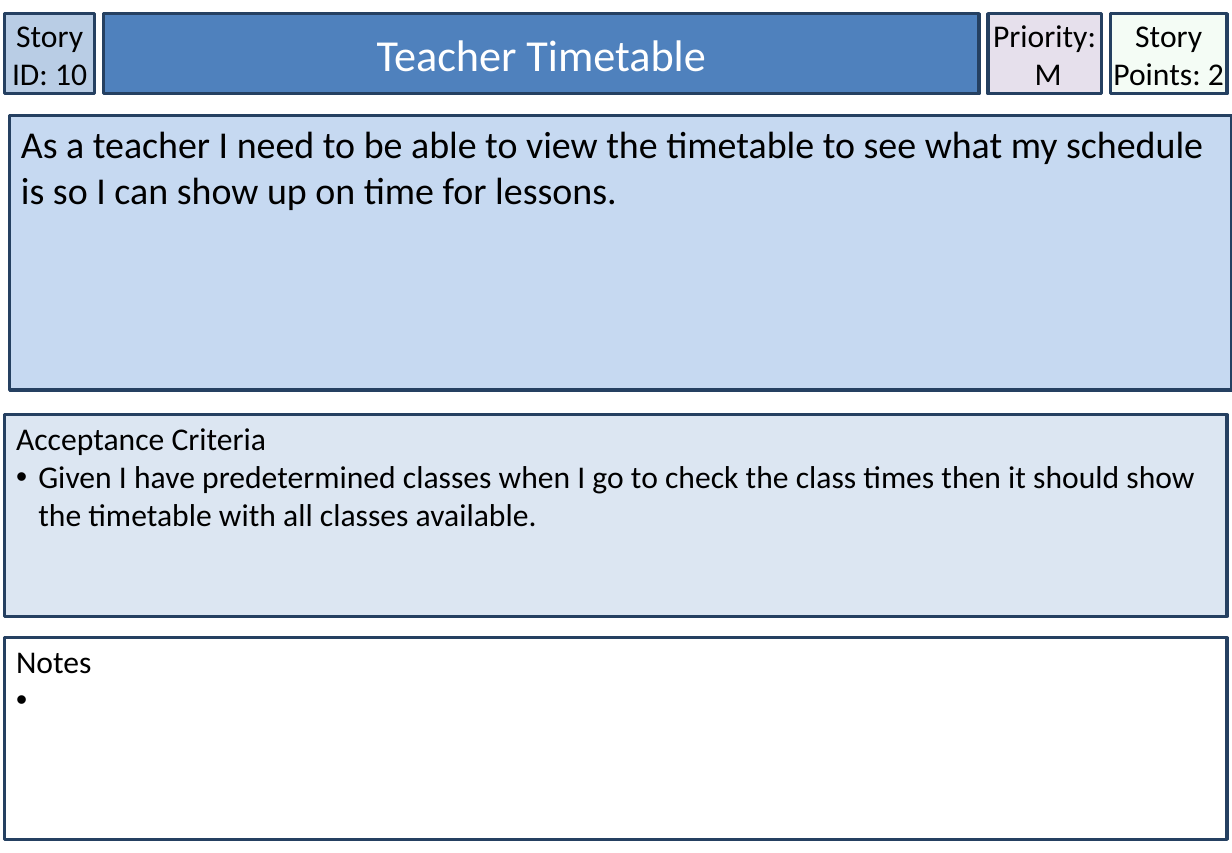
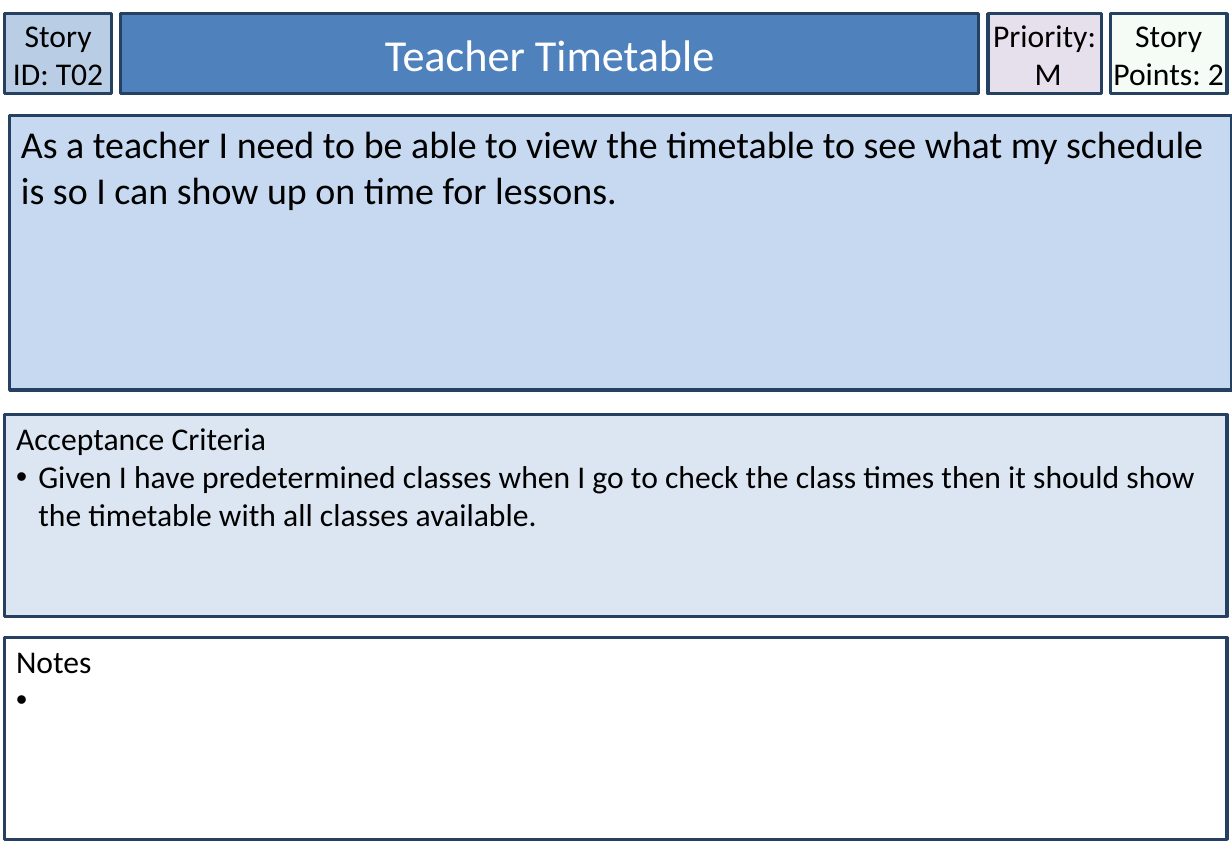
Before and after one commit to MichaelDevenish/IFB299MusicSchool, a slide deck: slide 12 of Documentation/Accpetance Criteria & User Stories/User Stories Final Format.pptx. Drawn at 1232x853 pixels with LibreOffice and Linux fonts; fonts in the diff are those of the drawing. Boxes give left, top, right and bottom in pixels: in the first picture for what was removed or moved away, otherwise in the second. Text is boxed around its words. In the diff, an @@ line names an element or a change of style, - is before the commit and + after.

```diff
--- a/Documentation/Accpetance Criteria & User Stories/User Stories Final Format.pptx
+++ b/Documentation/Accpetance Criteria & User Stories/User Stories Final Format.pptx
@@ rectangle "Story ID: T02": place and size @@
-rectangle "Story ID: T02" at [5,14,94,94]
+rectangle "Story ID: T02" at [5,14,111,94]
@@ text in rectangle at [13,26,103,93]: text changed @@
-Story ID: 10
+Story ID: T02
@@ rectangle "Teacher Timetable": place and size @@
-rectangle "Teacher Timetable" at [104,14,979,94]
+rectangle "Teacher Timetable" at [121,14,979,94]
```
Also in this commit, not shown: 32 other slides changed.
